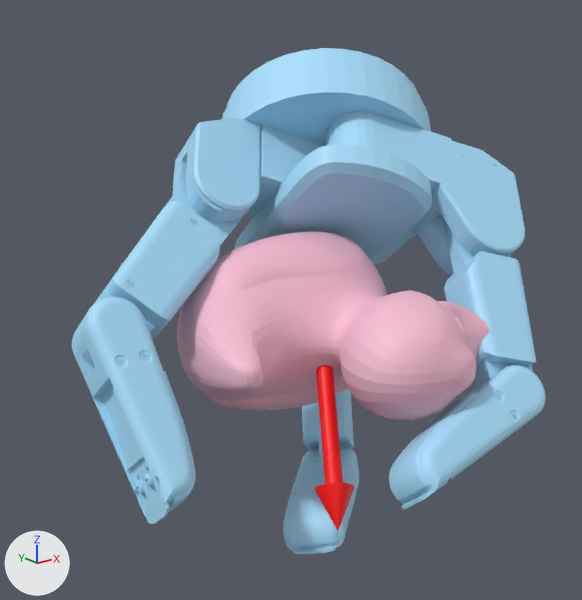
The glTF model static/assets/cond/Barrett/contactdb+rubber_duck/8.glb as it was, and as the next commit left it.
Both versions are drawn from a 50 mm camera at (-0.18, -0.207, 0.098) aimed at (0.004, 0.022, 0.006). The lights are fixed; the arrows at lower left show +X, +Y and +Z. Where no turn or scale is listed for an object, it has been applied to the vertices. Vertices at the same position are counted once.

Script lines for the objects in view, before the commit:
```python
me_geometry_1 = bpy.data.meshes.new('geometry_1')
me_geometry_1.from_pydata(...)  # 8696 vertices, 17330 faces; spans x -0.085..0.095, y -0.068..0.095, z -0.087..0.098
me_geometry_1.materials.append(mat_defaultmaterial_001)
me_geometry_2 = bpy.data.meshes.new('geometry_2')
me_geometry_2.from_pydata(...)  # 75 vertices, 144 faces; spans x -0.0278..0.0028, y -0.0407..0.0024, z -0.0501..0.0021
me_geometry_2.materials.append(mat_defaultmaterial_002)
me_rubber_duck_stl = bpy.data.meshes.new('rubber_duck.stl')
me_rubber_duck_stl.from_pydata(...)  # 5482 vertices, 10960 faces; spans x -0.0499..0.0413, y -0.0584..0.0376, z -0.0334..0.0334
me_rubber_duck_stl.materials.append(mat_defaultmaterial)
ob_geometry_1 = bpy.data.objects.new('geometry_1', me_geometry_1)
ob_geometry_1.location = (0.0, 0.0, 0.0)
ob_geometry_2 = bpy.data.objects.new('geometry_2', me_geometry_2)
ob_geometry_2.location = (0.0, 0.0, 0.0)
ob_rubber_duck_stl = bpy.data.objects.new('rubber_duck.stl', me_rubber_duck_stl)
ob_rubber_duck_stl.location = (0.0, 0.0, 0.0)
```
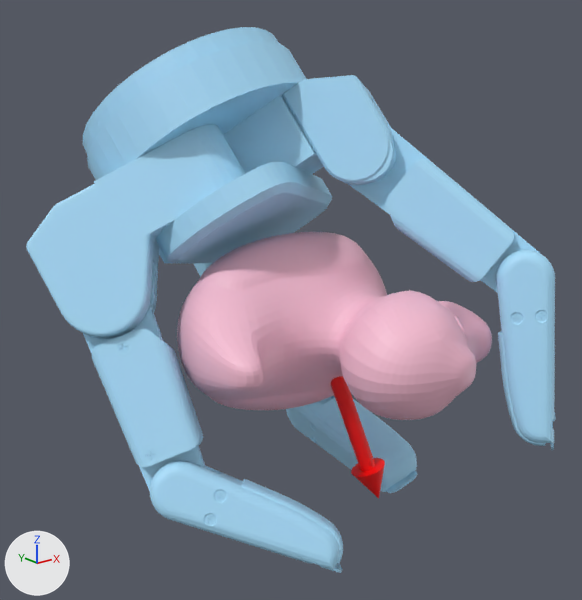
Where the change shows, as pixel boxes (x1, y1, x2, y2) in the pictures (582 x 600 px; the box of a moved part takes in the faces that stretch with it):
'geometry_1', reshaped (12% wider, 8% taller)
    before: (72, 48, 546, 554)
    after: (26, 27, 556, 573)
'geometry_2', reshaped
    before: (315, 365, 354, 530)
    after: (331, 376, 385, 498)
part 1 of me_geometry_1, moved or reshaped
    before: (222, 48, 432, 265)
    after: (83, 27, 332, 264)
part 2 of me_geometry_1, moved or reshaped
    before: (172, 117, 261, 232)
    after: (282, 75, 395, 185)
part 3 of me_geometry_1, moved or reshaped
    before: (75, 178, 241, 367)
    after: (348, 126, 541, 293)
part 4 of me_geometry_1, moved or reshaped
    before: (72, 297, 196, 524)
    after: (497, 250, 556, 450)
part 5 of me_geometry_1, moved or reshaped (not visible before)
    after: (26, 125, 245, 339)
part 6 of me_geometry_1, moved or reshaped
    before: (302, 388, 354, 462)
    after: (83, 303, 206, 491)
part 7 of me_geometry_1, moved or reshaped
    before: (283, 448, 359, 554)
    after: (150, 461, 343, 573)
part 8 of me_geometry_1, moved or reshaped
    before: (326, 112, 525, 276)
    after: (194, 263, 213, 277)
part 9 of me_geometry_1, moved or reshaped
    before: (444, 221, 537, 389)
    after: (318, 397, 332, 405)
part 10 of me_geometry_1, moved or reshaped
    before: (389, 365, 546, 510)
    after: (286, 396, 417, 493)

What the commit changed:
me_geometry_1 has 8696 vertices, 17330 faces and spans x -0.085..0.095, y -0.068..0.095, z -0.087..0.098.
me_geometry_1 is used by ob_geometry_1; location (0.0, 0.0, 0.0).
me_geometry_1 part 1: the loose piece of 347 vertices spanning x -0.001..0.09, y -0.009..0.095, z -0.005..0.098 is multiplied about its middle by the matrix ((-0.597, -0.523, 0.608), (0.79, -0.252, 0.559), (-0.139, 0.815, 0.563)), then moved by (-0.054, 0.014, 0.008).
me_geometry_1 part 2: the loose piece of 211 vertices spanning x -0.029..0.01, y 0.026..0.069, z 0.029..0.073 is multiplied about its middle by the matrix ((-0.597, -0.523, 0.608), (0.79, -0.252, 0.559), (-0.139, 0.815, 0.563)), then moved by (0.032, -0.032, 0.017).
me_geometry_1 part 3: the loose piece of 449 vertices spanning x -0.085..-0.006, y 0.004..0.056, z 0.001..0.058 is multiplied about its middle by the matrix ((-0.58, -0.479, 0.659), (0.814, -0.312, 0.49), (-0.029, 0.821, 0.571)), then moved by (0.084, -0.05, 0.014).
me_geometry_1 part 4: the loose piece of 1647 vertices spanning x -0.085..-0.065, y -0.029..0.028, z -0.037..0.025 is multiplied about its middle by the matrix ((-0.596, -0.517, 0.615), (0.793, -0.259, 0.551), (-0.126, 0.816, 0.564)), then moved by (0.123, -0.053, 0.006).
me_geometry_1 part 5: the loose piece of 925 vertices spanning x 0.019..0.083, y 0.04..0.093, z -0.042..0.043 is multiplied about its middle by the matrix ((-0.203, -0.792, 0.576), (0.961, -0.05, 0.271), (-0.186, 0.609, 0.771)), then moved by (-0.101, -0.024, 0.039).
me_geometry_1 part 6: the loose piece of 449 vertices spanning x 0.017..0.07, y 0.015..0.078, z -0.086..-0.012 is multiplied about its middle by the matrix ((-0.187, -0.767, 0.614), (0.971, -0.05, 0.233), (-0.148, 0.64, 0.754)), then moved by (-0.106, -0.023, 0.038).
me_geometry_1 part 7: the loose piece of 1647 vertices spanning x -0.02..0.041, y -0.02..0.038, z -0.087..-0.063 is multiplied about its middle by the matrix ((-0.153, -0.721, 0.676), (0.985, -0.054, 0.165), (-0.083, 0.691, 0.718)), then moved by (-0.054, -0.023, 0.024).
me_geometry_1 part 8: the loose piece of 925 vertices spanning x 0.019..0.095, y -0.029..0.037, z 0.01..0.076 is multiplied about its middle by the matrix ((0.024, -0.87, 0.492), (0.987, 0.098, 0.127), (-0.158, 0.483, 0.861)), then moved by (-0.035, 0.075, -0.023).
me_geometry_1 part 9: the loose piece of 449 vertices spanning x 0.031..0.083, y -0.062..0.004, z -0.029..0.044 is multiplied about its middle by the matrix ((0.024, -0.87, 0.492), (0.987, 0.101, 0.129), (-0.162, 0.482, 0.861)), then moved by (-0.024, 0.101, -0.035).
me_geometry_1 part 10: the loose piece of 1647 vertices spanning x -0.016..0.05, y -0.068..-0.039, z -0.04..-0.006 is multiplied about its middle by the matrix ((0.001, -0.874, 0.485), (0.998, 0.032, 0.056), (-0.065, 0.484, 0.873)), then moved by (0.022, 0.08, -0.038).
me_geometry_2 has 75 vertices, 144 faces and spans x -0.0278..0.0028, y -0.0407..0.0024, z -0.0501..0.0021.
me_geometry_2 is used by ob_geometry_2; location (0.0, 0.0, 0.0).
me_geometry_2 part 11: the whole mesh is multiplied about the mesh origin by the matrix ((0.745, -0.632, -0.213), (0.463, 0.72, -0.517), (0.48, 0.287, 0.829)).
